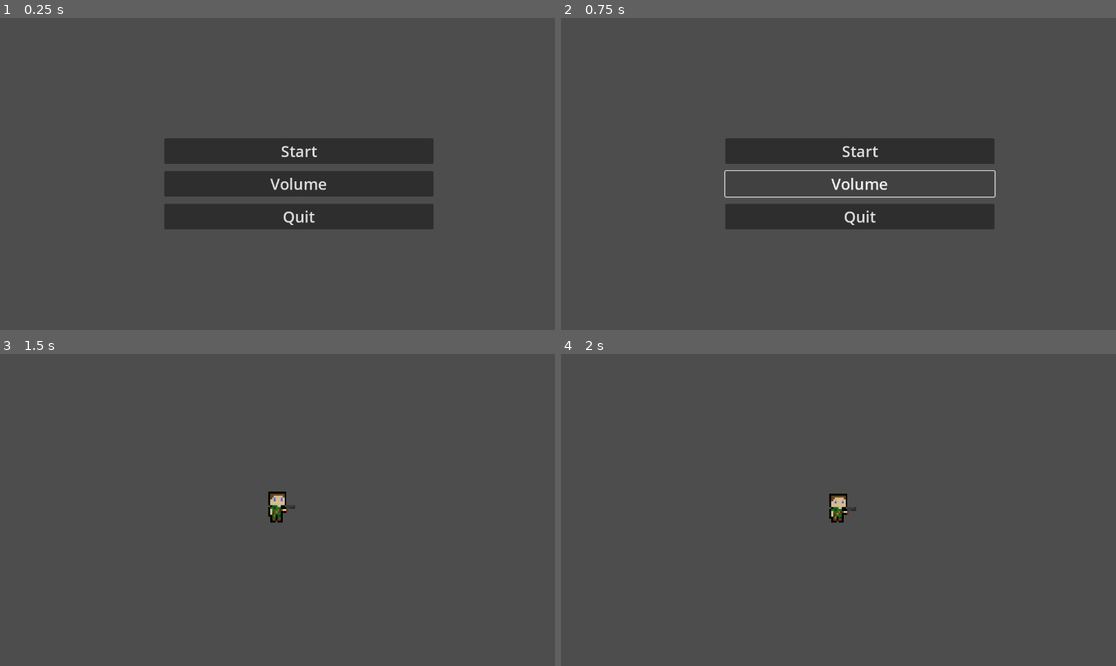
Above: before the commit, frames 1-4 (two rows, left to right).
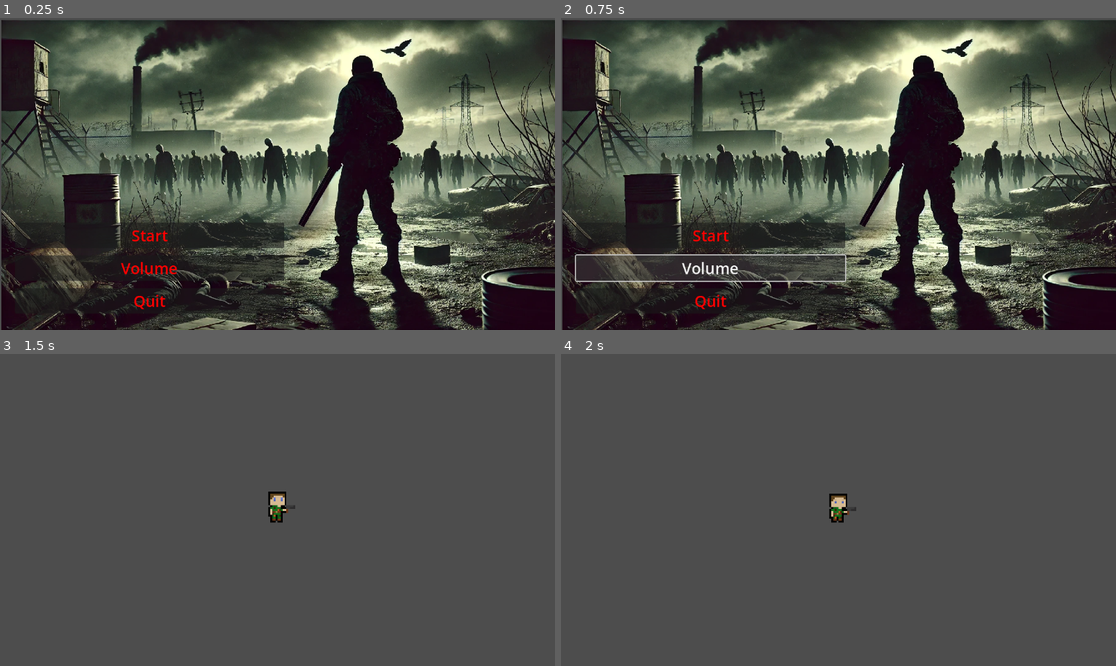
Above: after the commit, the same moments.

Repository: DrWaffle454/Cyborg-Game
Game: Godot game, scene res://Assets/Scenes/Menu UI/main_menu.tscn
Two runs of this game, one before a commit and one after it. Both use one fixed random seed, a clock stepped at 60 frames per second and the inputs below.
Inputs:
- Up to frame 1 (0.25 s): no input
- Up to frame 2 (0.75 s): click "Volume" at 0.5 s
- Up to frame 3 (1.5 s): click "Start" at 1.25 s
- Up to frame 4 (2 s): no input

The runs differ from the first frame. In frame 1, 81% of the frame differs, in the area x 0-100%, y 0-100%; in frame 2, 80%; in frame 3, nothing differs; in frame 4, nothing differs.

Commit message:
Updated Main Menu, Created Volume Menu
Volume Menu has nothing in it at this point, but the scene was created. I added the background Image for the main menu.

Diff:
--- a/Assets/Scenes/Game World/player.tscn
+++ b/Assets/Scenes/Game World/player.tscn
@@ -263,9 +263,8 @@
 position = Vector2(31, -32)
 scale = Vector2(3.742, 4)
 sprite_frames = SubResource("SpriteFrames_bnyfi")
-animation = &"shoot"
+animation = &"idle"
 autoplay = "idle"
-frame_progress = 0.471973
 
 [node name="CollisionShape2D" type="CollisionShape2D" parent="."]
 position = Vector2(20, -32)
--- a/Assets/Scenes/Menu UI/main_menu.tscn
+++ b/Assets/Scenes/Menu UI/main_menu.tscn
@@ -1,6 +1,7 @@
-[gd_scene load_steps=2 format=3 uid="uid://b77jdog0ificl"]
+[gd_scene load_steps=3 format=3 uid="uid://b77jdog0ificl"]
 
 [ext_resource type="Script" path="res://Assets/Scripts/Menu UI/main_menu.gd" id="1_8i8x4"]
+[ext_resource type="Texture2D" uid="uid://b8uh3h02qokqw" path="res://Assets/Images/UI/cebd4002-5e35-484c-8ca9-922d0499ab4e.png" id="2_77ly1"]
 
 [node name="Main Menu" type="Control"]
 layout_mode = 3
@@ -13,29 +14,40 @@
 grow_vertical = 2
 script = ExtResource("1_8i8x4")
 
-[node name="VBoxContainer" type="VBoxContainer" parent="."]
-layout_mode = 0
-offset_left = -235.0
-offset_top = -74.0
-offset_right = 324.0
-offset_bottom = 241.0
+[node name="CanvasLayer" type="CanvasLayer" parent="."]
+
+[node name="VBoxContainer" type="VBoxContainer" parent="CanvasLayer"]
+z_index = 1
+offset_left = 31.0
+offset_top = 425.0
+offset_right = 590.0
+offset_bottom = 740.0
 theme_override_constants/separation = 15
 
-[node name="StartButton" type="Button" parent="VBoxContainer"]
+[node name="StartButton" type="Button" parent="CanvasLayer/VBoxContainer"]
 layout_mode = 2
+theme_override_colors/font_color = Color(1, 0, 0, 1)
 theme_override_font_sizes/font_size = 32
 text = "Start"
 
-[node name="OptionsButton" type="Button" parent="VBoxContainer"]
+[node name="OptionsButton" type="Button" parent="CanvasLayer/VBoxContainer"]
 layout_mode = 2
+theme_override_colors/font_color = Color(1, 0, 0, 1)
 theme_override_font_sizes/font_size = 32
 text = "Volume"
 
-[node name="QuitButton" type="Button" parent="VBoxContainer"]
+[node name="QuitButton" type="Button" parent="CanvasLayer/VBoxContainer"]
 layout_mode = 2
+theme_override_colors/font_color = Color(1, 0, 0, 1)
+theme_override_colors/font_hover_pressed_color = Color(0.862745, 0, 0, 1)
 theme_override_font_sizes/font_size = 32
 text = "Quit"
 
-[connection signal="pressed" from="VBoxContainer/StartButton" to="." method="_on_start_button_pressed"]
-[connection signal="pressed" from="VBoxContainer/OptionsButton" to="." method="_on_options_button_pressed"]
-[connection signal="pressed" from="VBoxContainer/QuitButton" to="." method="_on_quit_button_pressed"]
+[node name="Sprite2D" type="Sprite2D" parent="CanvasLayer"]
+position = Vector2(580, 326.5)
+scale = Vector2(0.643973, 0.629883)
+texture = ExtResource("2_77ly1")
+
+[connection signal="pressed" from="CanvasLayer/VBoxContainer/StartButton" to="." method="_on_start_button_pressed"]
+[connection signal="pressed" from="CanvasLayer/VBoxContainer/OptionsButton" to="." method="_on_options_button_pressed"]
+[connection signal="pressed" from="CanvasLayer/VBoxContainer/QuitButton" to="." method="_on_quit_button_pressed"]
--- /dev/null
+++ b/Assets/Scenes/Menu UI/volume_menu.tscn
@@ -0,0 +1,9 @@
+[gd_scene format=3 uid="uid://bvh6j1ku0f34k"]
+
+[node name="VolumeMenu" type="Control"]
+layout_mode = 3
+anchors_preset = 15
+anchor_right = 1.0
+anchor_bottom = 1.0
+grow_horizontal = 2
+grow_vertical = 2
--- a/project.godot
+++ b/project.godot
@@ -17,6 +17,16 @@
 
 [input]
 
+move_right={
+"deadzone": 0.5,
+"events": [Object(InputEventKey,"resource_local_to_scene":false,"resource_name":"","device":-1,"window_id":0,"alt_pressed":false,"shift_pressed":false,"ctrl_pressed":false,"meta_pressed":false,"pressed":false,"keycode":0,"physical_keycode":68,"key_label":0,"unicode":100,"echo":false,"script":null)
+]
+}
+move_left={
+"deadzone": 0.5,
+"events": [Object(InputEventKey,"resource_local_to_scene":false,"resource_name":"","device":-1,"window_id":0,"alt_pressed":false,"shift_pressed":false,"ctrl_pressed":false,"meta_pressed":false,"pressed":false,"keycode":0,"physical_keycode":65,"key_label":0,"unicode":97,"echo":false,"script":null)
+]
+}
 move_up={
 "deadzone": 0.5,
 "events": [Object(InputEventKey,"resource_local_to_scene":false,"resource_name":"","device":-1,"window_id":0,"alt_pressed":false,"shift_pressed":false,"ctrl_pressed":false,"meta_pressed":false,"pressed":false,"keycode":0,"physical_keycode":87,"key_label":0,"unicode":119,"echo":false,"script":null)
@@ -27,16 +37,6 @@
 "events": [Object(InputEventKey,"resource_local_to_scene":false,"resource_name":"","device":-1,"window_id":0,"alt_pressed":false,"shift_pressed":false,"ctrl_pressed":false,"meta_pressed":false,"pressed":false,"keycode":0,"physical_keycode":83,"key_label":0,"unicode":115,"echo":false,"script":null)
 ]
 }
-move_left={
-"deadzone": 0.5,
-"events": [Object(InputEventKey,"resource_local_to_scene":false,"resource_name":"","device":-1,"window_id":0,"alt_pressed":false,"shift_pressed":false,"ctrl_pressed":false,"meta_pressed":false,"pressed":false,"keycode":0,"physical_keycode":65,"key_label":0,"unicode":97,"echo":false,"script":null)
-]
-}
-move_right={
-"deadzone": 0.5,
-"events": [Object(InputEventKey,"resource_local_to_scene":false,"resource_name":"","device":-1,"window_id":0,"alt_pressed":false,"shift_pressed":false,"ctrl_pressed":false,"meta_pressed":false,"pressed":false,"keycode":0,"physical_keycode":68,"key_label":0,"unicode":100,"echo":false,"script":null)
-]
-}
 
 [rendering]
 
Binary file added: Assets/Images/UI/cebd4002-5e35-484c-8ca9-922d0499ab4e.png
Not shown, added: Assets/Images/UI/cebd4002-5e35-484c-8ca9-922d0499ab4e.png.import
Not shown: 1 places in Assets/Scenes/CORE/main.tscn that only renumber resources
